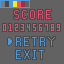
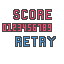
Before/after of a w=64, h=64 layered artwork. What changed in the layer stack:
painted on "Numbers" over (7, 23, 61, 32)
hid "arrow" over (7, 37, 13, 46)
hid "Palette" over (0, 0, 30, 8)
hid "EXIT" over (15, 49, 45, 60)
hid "Фон" over (0, 0, 64, 64)
